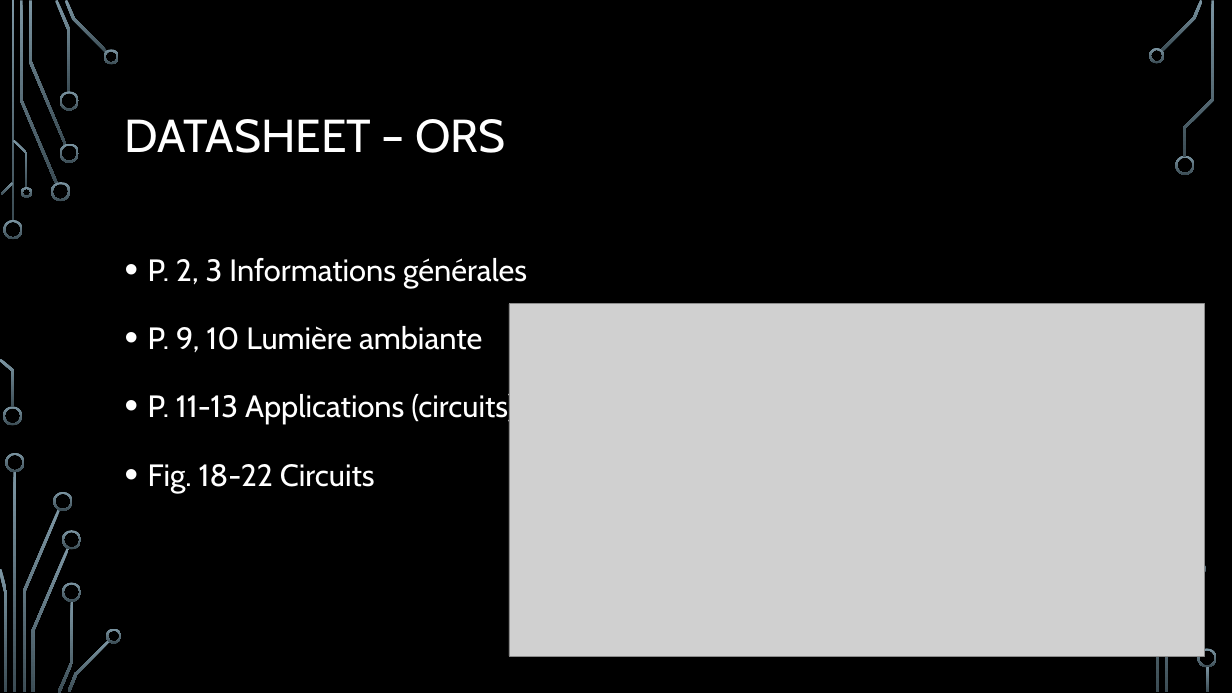
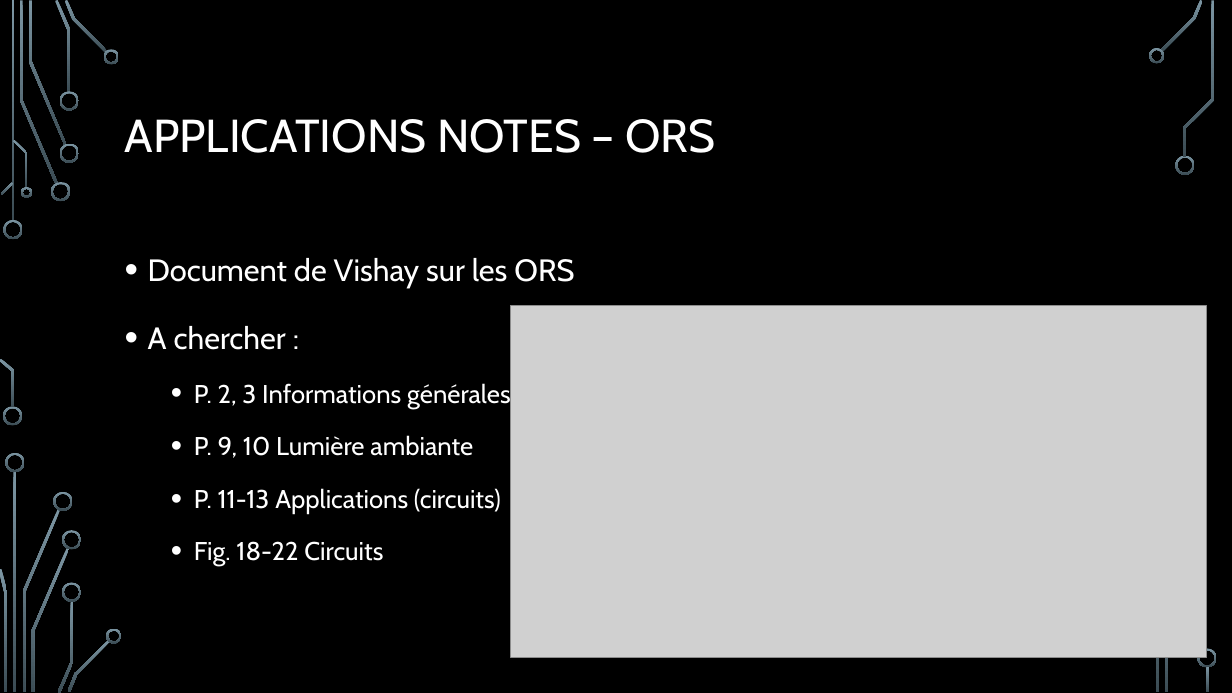
Before and after one commit to robotronik/conferences, a slide deck: slide 9 of Conc_elec/pres/Conception_Elec.pptx (slide 8 before the commit). Drawn at 1232x693 pixels with LibreOffice and Linux fonts; fonts in the diff are those of the drawing; grey boxes stand for pictures; background and template pictures are left out. Boxes give left, top, right and bottom in pixels: in the first picture for what was removed or moved away, otherwise in the second. Text is boxed around its words. In the diff, an @@ line names an element or a change of style, - is before the commit and + after.

```diff
--- a/Conc_elec/pres/Conception_Elec.pptx
+++ b/Conc_elec/pres/Conception_Elec.pptx
@@ title at (125, 119, 715, 153): text changed @@
-DATASHEET – ORS
+APPLICATIONS NOTES – ORS
@@ text at (148, 258, 574, 350): paragraphs added @@
+• Document de Vishay sur les ORS
+• A chercher :
@@ text at (194, 381, 511, 566): size 24 to 20 pt in "P. 2, 3 Informations générales", "P. 9, 10 Lumière ambiante", "P. 11-13 Applications (circuits)", "Fig. 18-22 Circuits"; list level 1 to 2 in "P. 2, 3 Informations générales"; list level 1 to 2 in "P. 9, 10 Lumière ambiante"; list level 1 to 2 in "P. 11-13 Applications (circuits)"; list level 1 to 2 in "Fig. 18-22 Circuits" @@
```
Also in this commit, not shown: 19 other slides changed, 9 slides added.
